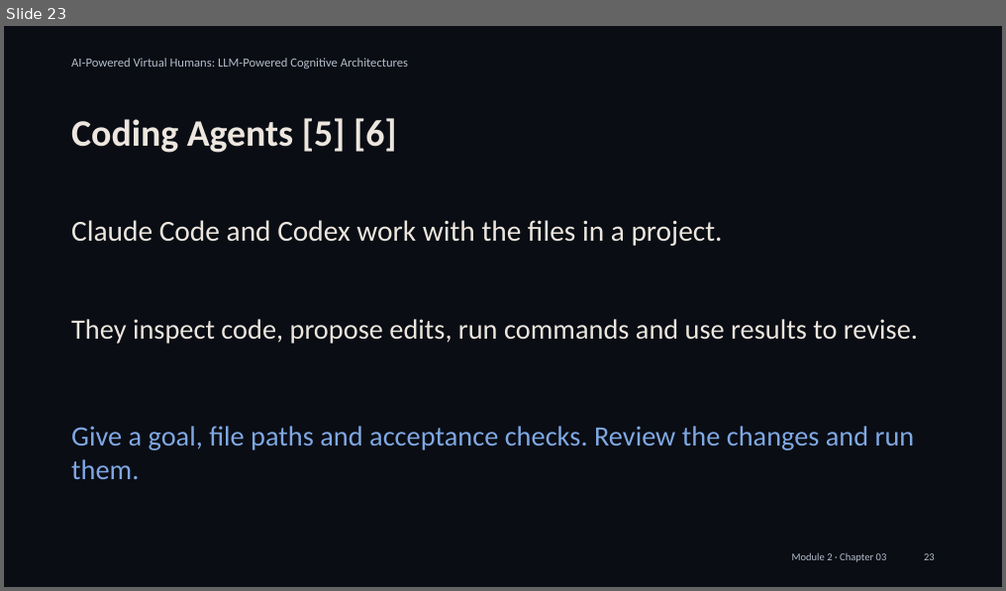
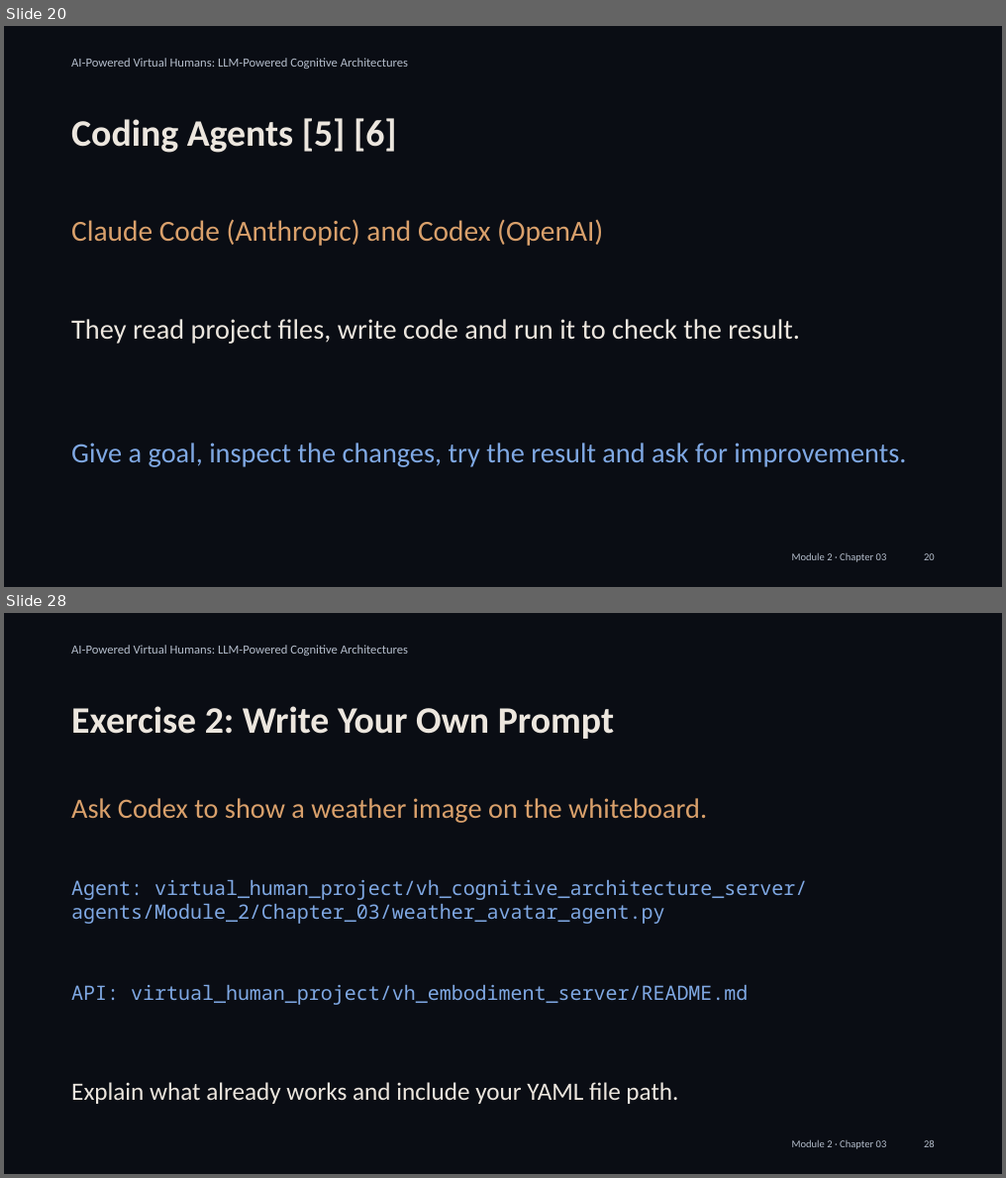
Before and after one commit to alessandropec/virtual-humans-cognitive-architectures, a slide deck: virtual_human_course/Module_2/Chapter_03/Slides/Module_2_Chapter_03_Integration_with_the_Virtual_Human.pptx. Shown one above the other, each under a label of ours: slide 23 before the commit, slides 20 and 28 after it; the slides between them are not shown. The pictures are 1006x591 and 1006x1178 pixels, drawn with LibreOffice and Linux fonts; fonts in the diff are those of the drawing. Boxes give left, top, right and bottom in pixels: in the first picture for what was removed or moved away, otherwise in the second. Text is boxed around its words. In the diff, an @@ line names an element or a change of style, - is before the commit and + after.

Commit message:
Simplify tool lesson and split coding-agent exercises into game, weather and whiteboard

```diff
--- a/virtual_human_course/Module_2/Chapter_03/Slides/Module_2_Chapter_03_Integration_with_the_Virtual_Human.pptx
+++ b/virtual_human_course/Module_2/Chapter_03/Slides/Module_2_Chapter_03_Integration_with_the_Virtual_Human.pptx
@@ slide 28 added at [4,613,1002,1174], background #0A0D14 @@
@@ text added at [71,645,408,656], 9 pt, text #B4BDCB @@
+AI-Powered Virtual Humans: LLM-Powered Cognitive Architectures
@@ text added at [71,706,614,739], 27 pt, text #ECE6DE, bold @@
+Exercise 2: Write Your Own Prompt
@@ text added at [71,798,707,823], 20.2 pt, text #D9A06B @@
+Ask Codex to show a weather image on the whiteboard.
@@ text added at [71,879,807,924], 14.2 pt, text #7FA8E3 @@
+Agent: virtual_human_project/vh_cognitive_architecture_server/
+agents/Module_2/Chapter_03/weather_avatar_agent.py
@@ text added at [71,984,747,1005], 14.2 pt, text #7FA8E3 @@
+API: virtual_human_project/vh_embodiment_server/README.md
@@ text added at [71,1082,678,1104], 18 pt, text #ECE6DE @@
+Explain what already works and include your YAML file path.
@@ text added at [792,1140,887,1150], 7.5 pt, text #B4BDCB @@
+Module 2 · Chapter 03
@@ text added at [924,1141,935,1148], 7.5 pt, text #B4BDCB @@
+28
@@ what was slide 23 is now slide 20 @@
@@ slide 20 changed as well @@
@@ text at [71,219,603,246]: text changed; text colour #ECE6DE to #D9A06B @@
-Claude Code and Codex work with the files in a project.
+Claude Code (Anthropic) and Codex (OpenAI)
@@ text at [71,319,800,344]: text changed @@
-They inspect code, propose edits, run commands and use results to revise.
+They read project files, write code and run it to check the result.
@@ text at [71,443,906,468]: text changed @@
-Give a goal, file paths and acceptance checks. Review the changes and run them.
+Give a goal, inspect the changes, try the result and ask for improvements.
```
Also in this commit, not shown: 6 other slides changed, 8 other slides added, 8 slides removed, 3 other files.
